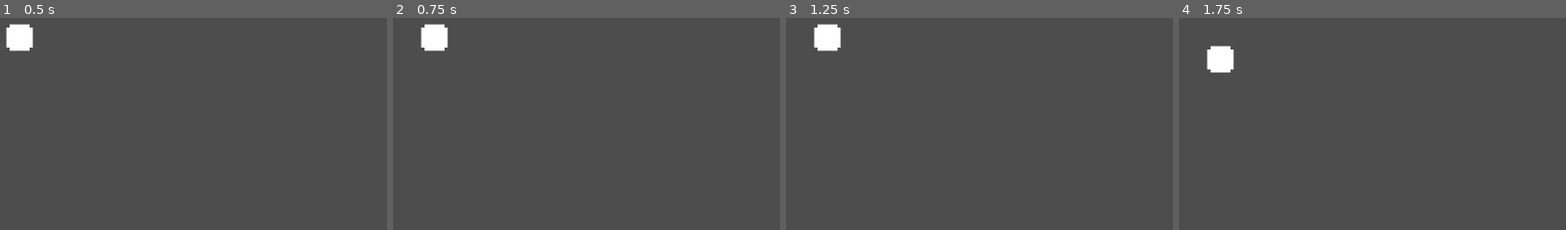
Above: before the commit, frames 1-4 (left to right).
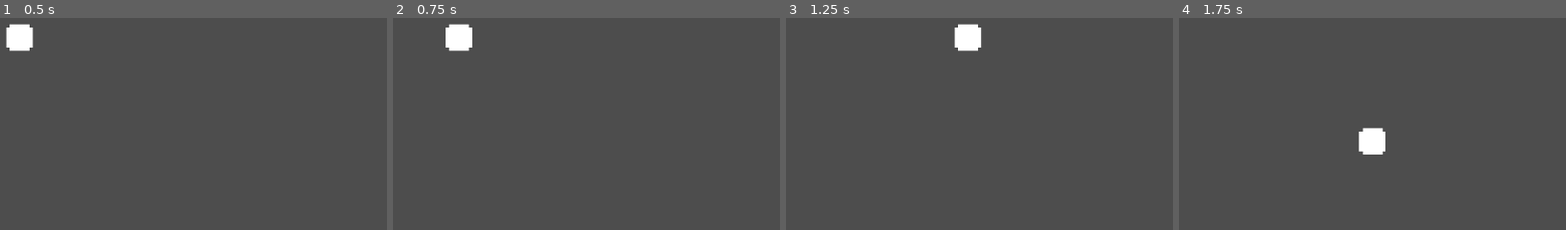
Above: after the commit, the same moments.

Repository: Tavyah/Snake
Game: Godot game, scene res://Scenes/Game.tscn
The game is run twice, just before and just after one commit, with the same random seed, the same clock (stepped at 60 frames per second) and the same inputs.
Inputs:
- Up to frame 1 (0.5 s): no input
- Up to frame 2 (0.75 s): tap Enter at 0.5 s; hold D (move_right) from 0.53 s (still down)
- Up to frame 3 (1.25 s): keep holding D (move_right)
- Up to frame 4 (1.75 s): release D (move_right) at 1.28 s; hold Down (move_down) from 1.28 s (still down)

Frame 1 is identical in both runs. In frame 2, 1.6% of the frame differs, in the area x 7-21%, y 2-16%; in frame 3, 1.7%, in the area x 7-51%, y 2-16%; in frame 4, 1.7%.

Commit message:
snake not able to move direction towards its own body

Diff:
--- a/Scenes/snake.gd
+++ b/Scenes/snake.gd
@@ -1,8 +1,10 @@
 extends Area2D
 signal hit
 
-@export var speed = 400
+@export var speed = 70
 var screen_size
+var velocity = Vector2.ZERO
+var current_input
 
 func _ready() -> void:
 	screen_size = get_viewport_rect().size
@@ -11,22 +13,25 @@
 	check_movement(delta)
 
 func check_movement(delta: float) -> void:
-	var velocity = Vector2.ZERO
-	if Input.is_action_just_pressed("move_up"):
+	# checking if velocity is 0 or not, if not 0, then a direction is already set on same index (x,y). If not a direction set in same index, then u can set a direction
+	# Don't want the snake to be able to move towards it's own body.
+	if Input.is_action_just_pressed("move_up") and velocity.y == 0:
+		velocity = Vector2.ZERO
 		velocity.y -= 1
-	if Input.is_action_just_pressed("move_down"):
+	if Input.is_action_just_pressed("move_down") and velocity.y == 0:
+		velocity = Vector2.ZERO
 		velocity.y += 1
-	if Input.is_action_just_pressed("move_right"):
+	if Input.is_action_just_pressed("move_right") and velocity.x == 0:
+		velocity = Vector2.ZERO
 		velocity.x += 1
-	if Input.is_action_just_pressed("move_left"):
+	if Input.is_action_just_pressed("move_left") and velocity.x == 0:
+		velocity = Vector2.ZERO
 		velocity.x -= 1
 
-	if velocity.length() > 0:
-		velocity = velocity.normalized() * speed
+	velocity = velocity.normalized() * speed
 
 	position += velocity * delta
-	position = position.clamp(Vector2.ZERO, screen_size)
-
+	#position = position.clamp(Vector2.ZERO, screen_size)
 
 func _on_body_entered(body: Node2D) -> void:
 	hide()
